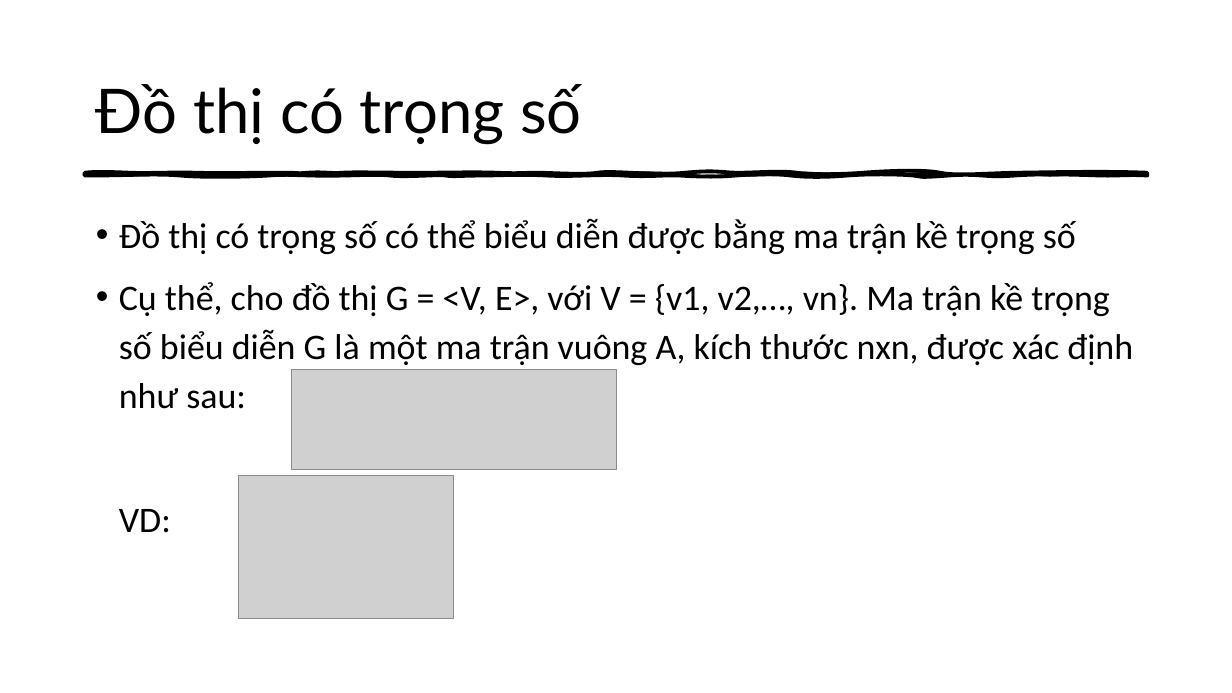
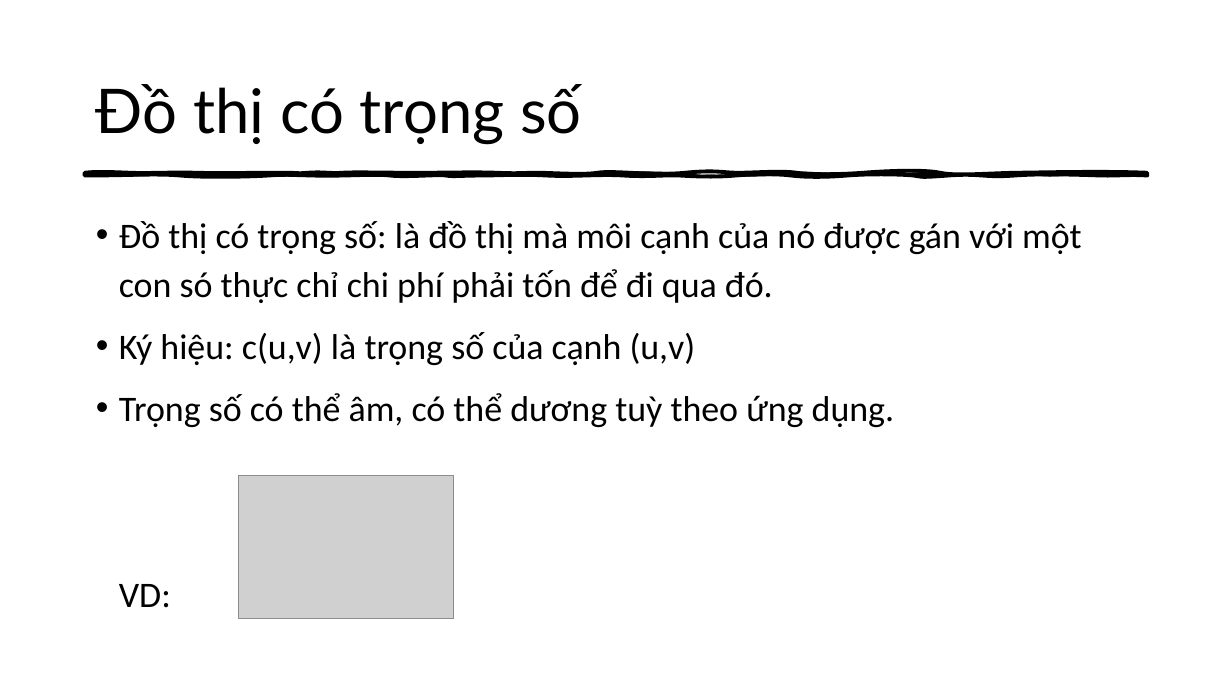
Before and after one commit to thathcmus/CTDL_GT, a slide deck: slide 41 of Cau_Truc_Du_Lieu_Do_Thi_Va_Ung_Dung.pptx (slide 28 before the commit). Drawn at 1232x693 pixels with LibreOffice and Linux fonts; fonts in the diff are those of the drawing; grey boxes stand for pictures. Boxes give left, top, right and bottom in pixels: in the first picture for what was removed or moved away, otherwise in the second. Text is boxed around its words. In the diff, an @@ line names an element or a change of style, - is before the commit and + after.

```diff
--- a/Cau_Truc_Du_Lieu_Do_Thi_Va_Ung_Dung.pptx
+++ b/Cau_Truc_Du_Lieu_Do_Thi_Va_Ung_Dung.pptx
@@ text at (x1=119, y1=221, x2=1082, y2=427): text changed @@
-• Đồ thị có trọng số có thể biểu diễn được bằng ma trận kề trọng số
-• Cụ thể, cho đồ thị G = <V, E>, với V = {v1, v2,…, vn}. Ma trận kề trọng số biểu diễn G là một ma trận vuông A, kích thước nxn, được xác định như sau:
+• Đồ thị có trọng số: là đồ thị mà môi cạnh của nó được gán với một con só thực chỉ chi phí phải tốn để đi qua đó.
+• Ký hiệu: c(u,v) là trọng số của cạnh (u,v)
+• Trọng số có thể âm, có thể dương tuỳ theo ứng dụng.
@@ picture removed at (x1=291, y1=369, x2=616, y2=469) @@
```
Also in this commit, not shown: 19 other slides changed, 13 slides added, 2 other files.
